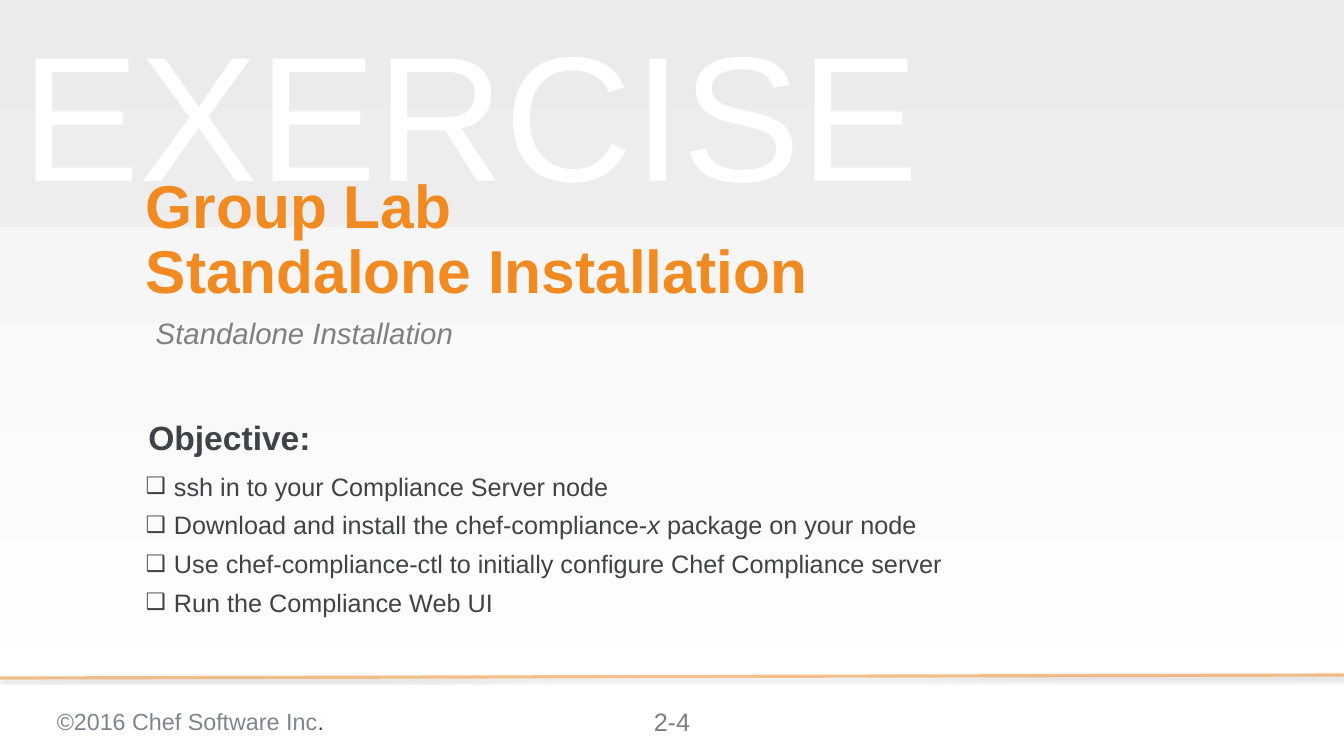
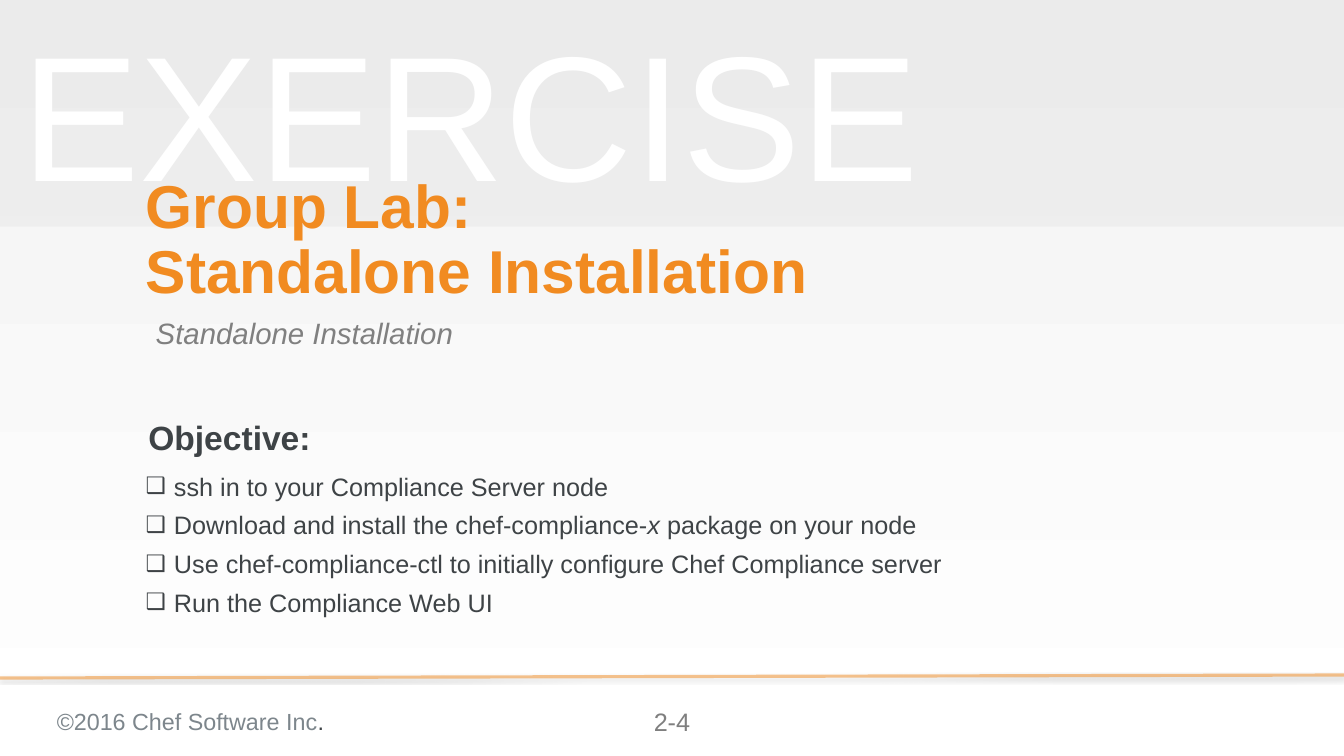
Before and after one commit to bchamby/chef-compliance-installation-configuration-operation, a slide deck: slide 4 of 02-Install.pptx. Drawn at 1344x756 pixels with LibreOffice and Linux fonts; fonts in the diff are those of the drawing; background and template pictures are left out. Boxes give left, top, right and bottom in pixels: in the first picture for what was removed or moved away, otherwise in the second. Text is boxed around its words. In the diff, an @@ line names an element or a change of style, - is before the commit and + after.

```diff
--- a/02-Install.pptx
+++ b/02-Install.pptx
@@ title at (x1=146, y1=184, x2=807, y2=294): text changed @@
-Group Lab
-Standalone Installation
+Group Lab:
+Standalone Installation
```
Also in this commit, not shown: 1 other slide changed, 1 slide added.
